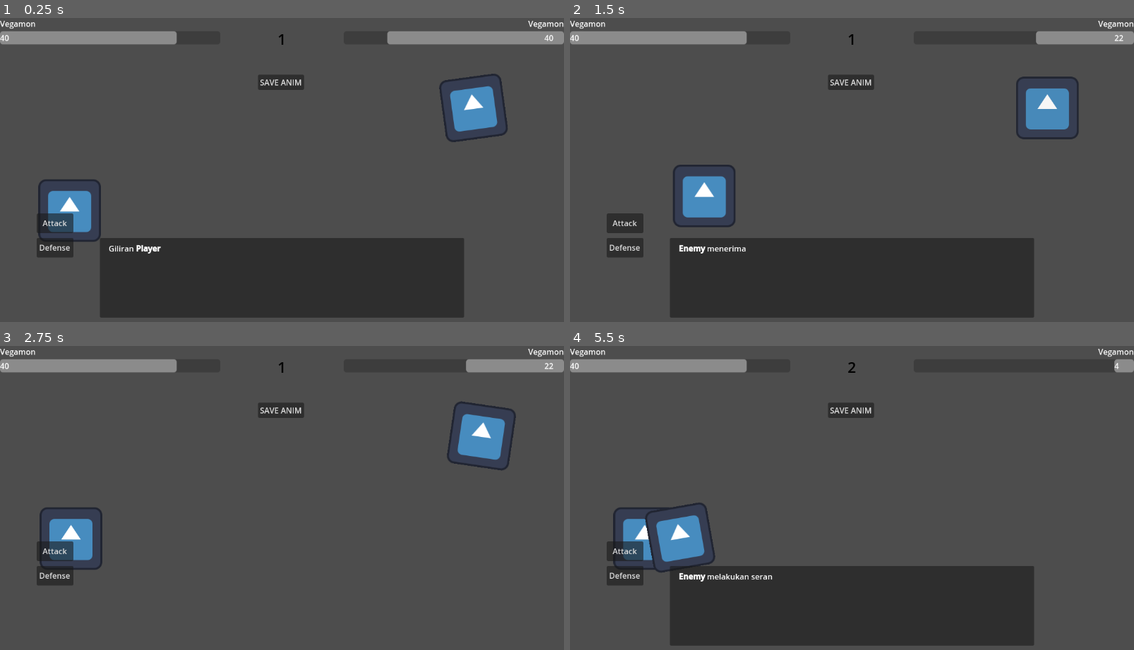
Above: before the commit, frames 1-4 (two rows, left to right).
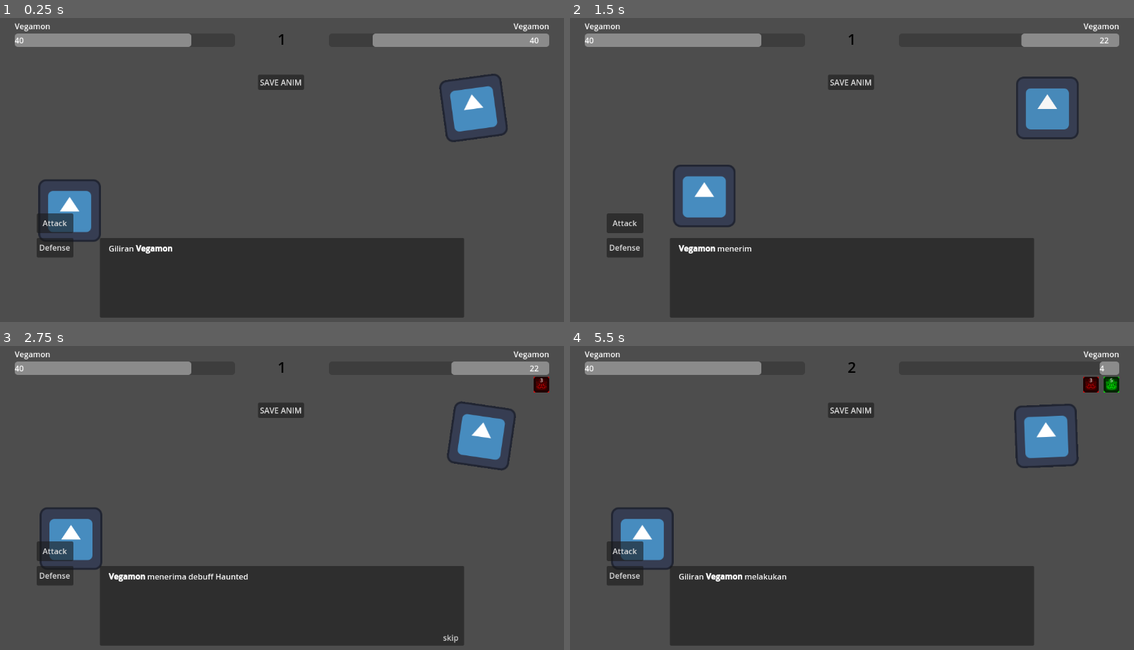
Above: after the commit, the same moments.

Repository: Valonekiil/dw_kinda
Game: Godot game, scene res://Scene/battle_scene.tscn
Two runs of this game, one before a commit and one after it. Both use one fixed random seed, a clock stepped at 60 frames per second and the inputs below. The project has no main scene, so this scene is started directly. The engine's default icon, where the game draws it, is replaced by a stand-in: a white triangle on a blue panel in a dark square.
Inputs:
- Up to frame 1 (0.25 s): no input
- Up to frame 2 (1.5 s): click "Attack" at 0.5 s; click "skip" at 1.25 s
- Up to frame 3 (2.75 s): click "skip" at 2 s
- Up to frame 4 (5.5 s): click "Defense" at 2.75 s; click "Attack" at 3.5 s; click "Defense" at 4.25 s; click "skip" at 5 s

The runs differ from the first frame. In frame 1, 1.8% of the frame differs, in the area x 0-100%, y 0-78%; in frame 2, 1.6%; in frame 3, 18%, in the area x 0-100%, y 0-99%; in frame 4, 4.7%.
Error after the commit: Invalid access to property or key 'power' on a base object of type 'Nil'. (res://Script/buff_manager.gd:26)

Commit message:
buff hampir done

Diff:
--- a/Aset/Monster/Stats/Vegamon(test2).tres
+++ b/Aset/Monster/Stats/Vegamon(test2).tres
@@ -1,7 +1,10 @@
-[gd_resource type="Resource" script_class="Monster_Data" load_steps=11 format=3 uid="uid://dlskke73togbf"]
+[gd_resource type="Resource" script_class="Monster_Data" load_steps=16 format=3 uid="uid://dlskke73togbf"]
 
 [ext_resource type="Script" uid="uid://eegk40ffwnhi" path="res://Script/Resource/monster_data.gd" id="1_a0qax"]
+[ext_resource type="Script" uid="uid://dudih2q1tstbb" path="res://Script/Resource/atk_mod_data.gd" id="1_e55oi"]
 [ext_resource type="Resource" uid="uid://cfpsjhucokbl1" path="res://Aset/Demo/test_2mon.tres" id="2_e55oi"]
+[ext_resource type="Resource" uid="uid://dkck2fqov5my5" path="res://Aset/Demo/Haunted_Debuff.tres" id="2_r8x85"]
+[ext_resource type="Resource" uid="uid://h6ly0kdsdhe6" path="res://Aset/Demo/Valor_Buff.tres" id="3_jblri"]
 [ext_resource type="Texture2D" uid="uid://devhghkb8dp0s" path="res://icon.svg" id="3_xwa7h"]
 
 [sub_resource type="Animation" id="Animation_q7ko1"]
@@ -222,6 +225,18 @@
 "values": [Vector2(975, 184), Vector2(488, 172), Vector2(570, 414), Vector2(141, -104), Vector2(141, -104), Vector2(141, 360), Vector2(141, 360), Vector2(975, 184)]
 }
 
+[sub_resource type="Resource" id="Resource_6couh"]
+script = ExtResource("1_e55oi")
+Debuff = ExtResource("2_r8x85")
+chance = 100
+metadata/_custom_type_script = "uid://dudih2q1tstbb"
+
+[sub_resource type="Resource" id="Resource_6qy5e"]
+script = ExtResource("1_e55oi")
+Debuff = ExtResource("3_jblri")
+chance = 100
+metadata/_custom_type_script = "uid://dudih2q1tstbb"
+
 [sub_resource type="Animation" id="Animation_r4sdn"]
 resource_name = "take_damage"
 length = 0.5
@@ -242,6 +257,7 @@
 script = ExtResource("1_a0qax")
 name = "Vegamon"
 stats_comp = ExtResource("2_e55oi")
+atk_modifiers = Array[ExtResource("1_e55oi")]([SubResource("Resource_6couh"), SubResource("Resource_6qy5e")])
 texture = ExtResource("3_xwa7h")
 A_idle = SubResource("Animation_h1vr0")
 A_basic_attack = SubResource("Animation_q7ko1")
--- a/Scene/battle_scene.tscn
+++ b/Scene/battle_scene.tscn
@@ -180,8 +180,10 @@
 text = "skip"
 
 [node name="P1_Con" type="VBoxContainer" parent="Turn_Manager/ui"]
-offset_right = 450.0
-offset_bottom = 54.0
+offset_left = 30.0
+offset_top = 5.0
+offset_right = 480.0
+offset_bottom = 95.0
 
 [node name="Name" type="Label" parent="Turn_Manager/ui/P1_Con"]
 layout_mode = 2
@@ -202,20 +204,19 @@
 layout_mode = 2
 text = "1231"
 
-[node name="HBoxContainer" type="HBoxContainer" parent="Turn_Manager/ui/P1_Con"]
+[node name="buff" type="HBoxContainer" parent="Turn_Manager/ui/P1_Con"]
 custom_minimum_size = Vector2(0, 32)
 layout_mode = 2
 theme_override_constants/separation = 10
-
-[node name="TextureRect" type="TextureRect" parent="Turn_Manager/ui/P1_Con/HBoxContainer"]
-layout_mode = 2
 
 [node name="P2_Con" type="VBoxContainer" parent="Turn_Manager/ui"]
 anchors_preset = 1
 anchor_left = 1.0
 anchor_right = 1.0
-offset_left = -450.0
-offset_bottom = 54.0
+offset_left = -480.0
+offset_top = 5.0
+offset_right = -30.0
+offset_bottom = 59.0
 grow_horizontal = 0
 
 [node name="Name" type="Label" parent="Turn_Manager/ui/P2_Con"]
@@ -246,6 +247,12 @@
 [node name="txt" type="Label" parent="Turn_Manager/ui/P2_Con/hp/c"]
 layout_mode = 2
 text = "1231"
+
+[node name="buff" type="HBoxContainer" parent="Turn_Manager/ui/P2_Con"]
+custom_minimum_size = Vector2(0, 32)
+layout_mode = 2
+theme_override_constants/separation = 10
+alignment = 2
 
 [node name="Cur_Turn" type="Label" parent="Turn_Manager/ui"]
 anchors_preset = 5
--- a/Script/Component/Atk_Modifier_Component.gd
+++ b/Script/Component/Atk_Modifier_Component.gd
@@ -1,11 +1,14 @@
 extends Node
 class_name Atk_Modifier_Component
 
-@export var modifiers: Array[String] = ["Poison", "Stun", "Burn"]
+@export var modifiers: Array[Atk_Modifer]
+var active_buffs: Array[Buff_Data] = []
 
-# Fungsi untuk menerapkan modifier
-func apply_modifier(modifier_name: String):
-	if modifier_name in modifiers:
-		print("Menerapkan modifier: " + modifier_name)
-	else:
-		print("Modifier tidak ditemukan")
+func apply_modifier() -> bool:
+	active_buffs.clear()
+	var success = false
+	for modifier in modifiers:
+		if randf() * 100 < modifier.chance:
+			active_buffs.append(modifier.Debuff)
+			success = true
+	return success
--- a/Script/Component/Monster_Controller.gd
+++ b/Script/Component/Monster_Controller.gd
@@ -20,8 +20,11 @@
 var action_point:int
 var is_defense:bool
 # Signal untuk mengirim damage dan mengakhiri giliran
-signal attack_completed(damage: int)
+signal attack_completed(damage: int, buff:Variant)
 signal defense_completed(defense:int)
+signal buff_added(buff:Buff_Data)
+signal buff_done_add()
+signal done_buff()
 signal turn_ended()
 
 #func _ready():
@@ -30,6 +33,11 @@
 	#hurtbox.collision_layer = 0b0010       # Layer: 2 (hurtbox)
 
 func init():
+	if !atk_modifiers && monster.atk_modifiers:
+		var am = Atk_Modifier_Component.new()
+		add_child(am)
+		atk_modifiers = am
+		atk_modifiers.modifiers = monster.atk_modifiers
 	if !stats_comp:
 		var scom = Stats_Component.new()
 		add_child(scom)
@@ -82,7 +90,6 @@
 		lib.add_animation("idle", monster.A_idle)
 		print("player anim")
 
-
 func delete_animtation():
 	Anim.remove_animation("take_damage")
 	Anim.remove_animation("basic_attack")
@@ -95,7 +102,7 @@
 	print(name + " mulai giliran!")
 	action_point += 2
 	if buff_manager.active_buffs:
-		#buff_manager.apply_buff_effects(self)
+		buff_manager.apply_buff_effects(self)
 		await buff_manager.done_apply
 	if AI:
 		perform_action()
@@ -111,12 +118,17 @@
 	else:
 		perform_attack()
 
-# Fungsi untuk melakukan serangan
 func perform_attack():
 	if action_point > 0:
-		#print(name + " menyerang dengan kekuatan " + str(attack_power) + "!")
-		# Kirim signal attack_completed dengan damage yang diberikan
-		emit_signal("attack_completed", stats.power)
+		if atk_modifiers:
+			var has_buff = atk_modifiers.apply_modifier()  # Coba aktifkan buff
+			if has_buff:
+				emit_signal("attack_completed", stats.power, atk_modifiers.active_buffs)
+			else :
+				emit_signal("attack_completed", stats.power, null)
+		else:
+			print("attack polos")
+			emit_signal("attack_completed", stats.power, null)
 		anim_state(1)
 	else :
 		print("Aksi gagal karena action point kurang")
@@ -158,7 +170,10 @@
 func update_hp(bar:ProgressBar, txt:Label):
 	bar.max_value = stats.health
 	bar.value = stats.cur_hp
-	txt.text = str(stats.cur_hp)
+	if stats.cur_hp <= 0:
+		txt.text = " "
+	else:
+		txt.text = str(stats.cur_hp)
 
 # Fungsi untuk menangani kematian monster
 func die():
@@ -185,6 +200,13 @@
 		_:
 			Anim.play("idle")
 
+func apply_array_buff(buff:Array[Buff_Data]):
+	for v in buff:
+		buff_manager.add_buff(v)
+		emit_signal("buff_added", v)
+		await buff_done_add
+	emit_signal("done_buff")
+
 func target_take_damage():
 	var v = self.get_parent()
 	v.target_take_damage()
--- /dev/null
+++ b/Script/Resource/atk_mod_data.gd
@@ -0,0 +1,5 @@
+extends Resource
+class_name Atk_Modifer
+
+@export var Debuff:Buff_Data
+@export var chance:int
--- a/Script/Resource/monster_data.gd
+++ b/Script/Resource/monster_data.gd
@@ -4,7 +4,7 @@
 @export var name: String # Nama monster
 @export var stats_comp: Stats_Source
 #@export var skills: Skill_Component
-#@export var atk_modifiers: Atk_Modifier_Component
+@export var atk_modifiers: Array[Atk_Modifer]
 @export var texture: Texture2D
 @export var A_idle: Animation
 @export var A_basic_attack: Animation
--- a/Script/turn_manager.gd
+++ b/Script/turn_manager.gd
@@ -6,9 +6,11 @@
 @onready var name_1 =$ui/P1_Con/Name
 @onready var hp_bar_1 = $ui/P1_Con/hp
 @onready var hp1 = $ui/P1_Con/hp/c/txt
+@onready var buff_con1 = $ui/P1_Con/buff
 @onready var name_2 = $ui/P2_Con/Name
 @onready var hp_bar_2 = $ui/P2_Con/hp
 @onready var hp2 = $ui/P2_Con/hp/c/txt
+@onready var buff_con2 = $ui/P2_Con/buff
 @onready var atk_btn = $ui/Btn_Attack
 @onready var def_btn = $ui/Btn_Defense
 @onready var conf:Conf_Manager = $ui/Conf_Manager
@@ -22,6 +24,8 @@
 func init():
 	monster_1.init()
 	monster_2.init()
+	monster_1.buff_manager.buff_container = buff_con1
+	monster_2.buff_manager.buff_container = buff_con2
 	monster_1.apply_animation(false)
 	monster_2.apply_animation(true)
 	monster_1.attack_completed.connect(_on_attack_completed.bind(monster_2))
@@ -29,6 +33,7 @@
 	monster_1.hp_bar = hp_bar_1
 	monster_1.hp_txt = hp1
 	monster_1.turn_ended.connect(_on_turn_ended)
+	monster_1.buff_added.connect(confirm_buff.bind(monster_1))
 	#atk_btn.pressed.connect(monster_1.perform_attack())
 	#def_btn.pressed.connect(monster_1.perform_defense())
 	monster_2.attack_completed.connect(_on_attack_completed.bind(monster_1))
@@ -36,6 +41,7 @@
 	monster_2.hp_bar = hp_bar_2
 	monster_2.hp_txt = hp2
 	monster_2.turn_ended.connect(_on_turn_ended)
+	monster_2.buff_added.connect(confirm_buff.bind(monster_2))
 	# Memulai giliran pertama
 	monster_1.update_hp(hp_bar_1,hp1)
 	monster_2.update_hp(hp_bar_2,hp2)
@@ -66,9 +72,7 @@
 
 
 # Fungsi untuk menangani signal attack_completed
-func _on_attack_completed(damage: int, target: Monster_Controller):
-	#print("dalam aksi ke " + str(current_act) + " " + current_turn.name + " melakukan serangan")
-	#print(current_turn.name + "berhasil melakukan serangan ke " + target.name)
+func _on_attack_completed(damage: int, buff: Variant, target: Monster_Controller):
 	conf.Monster_Attack(current_turn)
 	await conf.btn.pressed
 	if target.is_defense:
@@ -76,6 +80,7 @@
 	target.take_damage(damage)
 	if temp_def:
 		conf.Monster_Defensed_Damage(target,damage-target.stats.guard)
+		temp_def = false
 	else:
 		conf.Monster_Take_Damage(target,damage)
 	target.update_hp(target.hp_bar,target.hp_txt)
@@ -83,6 +88,9 @@
 	if target:
 		if target.stats.cur_hp > 0:
 			target.anim_state(0)
+	if buff is Array[Buff_Data] && target:
+		target.apply_array_buff(buff)
+		await target.done_buff
 	current_turn.action_point -= 1
 	if current_turn.action_point == 0:
 		current_turn.end_turn()
@@ -108,6 +116,11 @@
 	current_act = 1
 	start_turn()
 
+func confirm_buff(buff:Buff_Data, mon:Monster_Controller):
+	conf.Monster_Buffed(buff, mon)
+	await conf.btn.pressed
+	mon.emit_signal("buff_done_add")
+
 func target_take_damage():
 	current_target.anim_state(3)
 
--- a/UI/Confirmation/conf_pop_manager.gd
+++ b/UI/Confirmation/conf_pop_manager.gd
@@ -27,19 +27,25 @@
 	btn.grab_focus()
 
 func Monster_Turn(cur: Monster_Controller):
-	context.text = "Giliran [b]"+cur.name+"[/b] melakukan aksi"
+	context.text = "Giliran [b]"+cur.monster.name+"[/b] melakukan aksi"
 	Animate_Conf()
 func Monster_Attack(cur:Monster_Controller):
-	context.text = "[b]"+cur.name+"[/b] melakukan serangan"
+	context.text = "[b]"+cur.monster.name+"[/b] melakukan serangan"
 	Animate_Conf()
 func Monster_Defense(cur:Monster_Controller):
-	context.text = "[b]"+cur.name+"[/b] sedang bertahan"
+	context.text = "[b]"+cur.monster.name+"[/b] sedang bertahan"
 	Animate_Conf()
 func Monster_Take_Damage(cur:Monster_Controller, count:int):
-	context.text = "[b]"+cur.name+"[/b] menerima telak serangan sebesar " +str(count)
+	context.text = "[b]"+cur.monster.name+"[/b] menerima telak serangan sebesar " +str(count)
 	Animate_Conf()
 func Monster_Defensed_Damage(cur:Monster_Controller, count:int):
-	context.text = "[b]"+cur.name+"[/b] berhasil melakukan defense dan hanya menerima " +str(count) + " damage"
+	context.text = "[b]"+cur.monster.name+"[/b] berhasil melakukan defense dan hanya menerima " +str(count) + " damage"
+	Animate_Conf()
+func Monster_Buffed(buff:Buff_Data,cur:Monster_Controller):
+	if buff.is_debuff:
+		context.text = "[b]"+cur.monster.name+"[/b] menerima debuff "+ buff.buff_name
+	else :
+		context.text = "[b]"+cur.monster.name+"[/b] menerima buff "+ buff.buff_name
 	Animate_Conf()
 func _on_close_btn_pressed() -> void:
 	box.visible = false
--- a/test_scene.tscn
+++ b/test_scene.tscn
@@ -11,6 +11,7 @@
 [ext_resource type="Script" uid="uid://rfkiexucyp03" path="res://Script/Resource/buff_data.gd" id="4_oo8pe"]
 [ext_resource type="PackedScene" uid="uid://cquw6qe3g06g1" path="res://Scene/Manager/evolution_manager.tscn" id="7_rpuu0"]
 [ext_resource type="Texture2D" uid="uid://djo7ayu3ua72i" path="res://buff.jpg" id="10_oo8pe"]
+[ext_resource type="Script" uid="uid://dudih2q1tstbb" path="res://Script/Resource/atk_mod_data.gd" id="12_4gito"]
 [ext_resource type="Script" uid="uid://eegk40ffwnhi" path="res://Script/Resource/monster_data.gd" id="12_oo8pe"]
 
 [sub_resource type="Resource" id="Resource_4gito"]
@@ -53,6 +54,7 @@
 [sub_resource type="Resource" id="Resource_fbuy2"]
 script = ExtResource("12_oo8pe")
 name = ""
+atk_modifiers = Array[ExtResource("12_4gito")]([])
 metadata/_custom_type_script = "uid://eegk40ffwnhi"
 
 [node name="Test_Scene" type="Node"]
Not shown, added: Script/Resource/atk_mod_data.gd.uid
Not shown: 1 places in test_scene.tscn that only renumber resources
